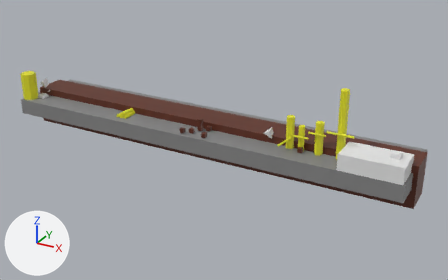
Two versions of the Blender file assets/map_forest.blend, one commit apart.
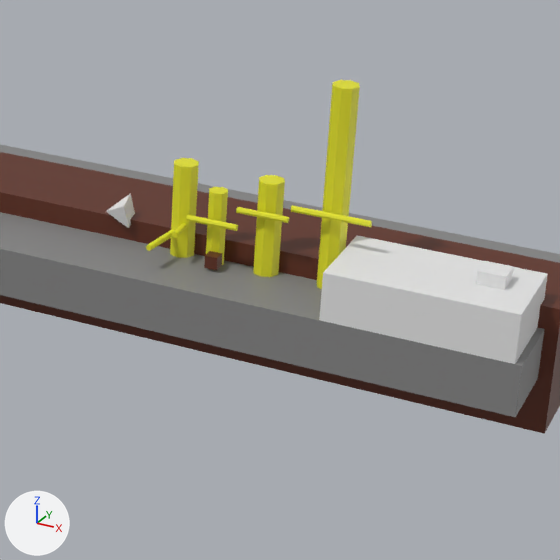
Old and new are each drawn whole from a camera (50 mm lens) standing at (119.8, -118.4, 58.3) and looking at (51.9, 5.1, -3.5) and again close up on the part from 51% to 93% of the width and 22% to 90% of the height. Every picture has the same lights, and +X, +Y and +Z are marked at lower left.

Script lines for the objects in view, before the commit:
```python
ob_ground = bpy.data.objects.new('Ground', me_cube_010)
ob_ground.location = (91.0, -0.6, 1.75)
ob_ground.scale = (14.0, 7.5, 4.0)
ob_obstacle_branch_001 = bpy.data.objects.new('Obstacle_Branch.001', me_cylinder_097)
ob_obstacle_branch_001.location = (71.14, -0.01, 2.67)
ob_obstacle_branch_001.rotation_euler = (1.571, 0.0, 0.0164)  # degrees (90, 0, 0.9)
ob_obstacle_branch_001.scale = (0.5, 0.5, 2.0)
ob_obstacle_branch_002 = bpy.data.objects.new('Obstacle_Branch.002', me_cylinder_089)
ob_obstacle_branch_002.location = (70.04, -0.62, 1.94)
ob_obstacle_branch_002.rotation_euler = (1.571, 0.0, -0.128)  # degrees (90, 0, -7.3)
ob_obstacle_branch_002.scale = (0.5, 0.5, 4.0)
ob_obstacle_branch_003 = bpy.data.objects.new('Obstacle_Branch.003', me_cylinder_098)
ob_obstacle_branch_003.location = (73.71, -0.04, 3.85)
ob_obstacle_branch_003.rotation_euler = (1.571, 0.0, 1.571)  # degrees (90, 0, 90)
ob_obstacle_branch_003.scale = (0.5, 0.5, 4.0)
ob_obstacle_branch_004 = bpy.data.objects.new('Obstacle_Branch.004', me_cylinder_099)
ob_obstacle_branch_004.location = (77.55, 0.25, 5.17)
ob_obstacle_branch_004.rotation_euler = (1.571, 0.0, 1.571)  # degrees (90, 0, 90)
ob_obstacle_branch_004.scale = (0.5, 0.5, 4.0)
ob_obstacle_branch_005 = bpy.data.objects.new('Obstacle_Branch.005', me_cylinder_100)
ob_obstacle_branch_005.location = (82.82, 0.0, 6.24)
ob_obstacle_branch_005.rotation_euler = (1.571, 0.0, 1.571)  # degrees (90, 0, 90)
ob_obstacle_branch_005.scale = (0.5, 0.5, 6.0)
ob_tree_002 = bpy.data.objects.new('Tree.002', me_cylinder_087)
ob_tree_002.location = (70.71, 1.75, -0.58)
ob_tree_002.scale = (10.0, 10.0, 4.0)
ob_tree_029 = bpy.data.objects.new('Tree.029', me_cylinder_029)
ob_tree_029.location = (73.64, 1.22, -0.06)
ob_tree_029.scale = (7.5, 7.5, 3.0)
ob_tree_030 = bpy.data.objects.new('Tree.030', me_cylinder_030)
ob_tree_030.location = (77.67, 1.58, -0.57)
ob_tree_030.scale = (10.0, 10.0, 4.0)
# also in view: 'Exit' at (95.0, 0.0, 3.8); 'Tree.031' at (82.7, 1.5, 7.8); 'Ground.007' at (46.0, 5.6, -2.0); 'Flora' at (47.0, 6.0, -3.2)
```
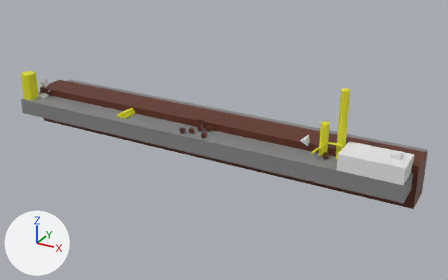
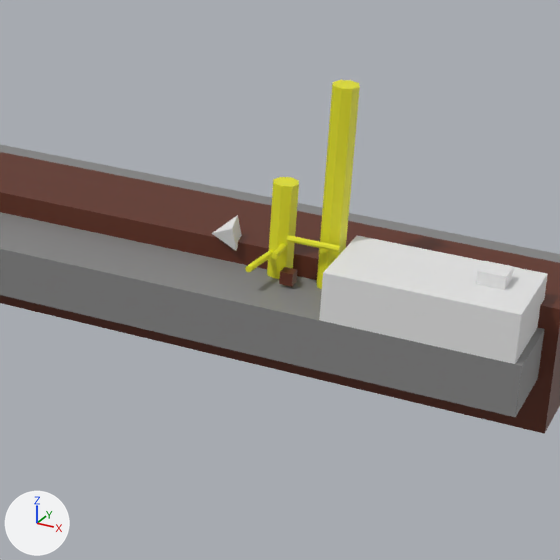
Diff of the bpy script that builds the scene:
```diff
--- a/assets/map_forest.blend.py
+++ b/assets/map_forest.blend.py
@@ ob_tree_029 @@
-ob_tree_029 = bpy.data.objects.new('Tree.029', me_cylinder_029)
-ob_tree_029.location = (73.64, 1.22, -0.06)
-ob_tree_029.scale = (7.5, 7.5, 3.0)
@@ ob_tree_030 @@
-ob_tree_030 = bpy.data.objects.new('Tree.030', me_cylinder_030)
-ob_tree_030.location = (77.67, 1.58, -0.57)
-ob_tree_030.scale = (10.0, 10.0, 4.0)
@@ ob_tree_002 @@
 ob_tree_002 = bpy.data.objects.new('Tree.002', me_cylinder_087)
-ob_tree_002.location = (70.71, 1.75, -0.58)
+ob_tree_002.location = (78.71, 1.75, -0.58)
 ob_tree_002.scale = (10.0, 10.0, 4.0)
@@ ob_obstacle_branch_002 @@
 ob_obstacle_branch_002 = bpy.data.objects.new('Obstacle_Branch.002', me_cylinder_089)
-ob_obstacle_branch_002.location = (70.04, -0.62, 1.94)
+ob_obstacle_branch_002.location = (78.04, -0.62, 1.94)
 ob_obstacle_branch_002.rotation_euler = (1.571, 0.0, -0.128)  # degrees (90, 0, -7.3)
@@ ob_obstacle_branch_001 @@
 ob_obstacle_branch_001 = bpy.data.objects.new('Obstacle_Branch.001', me_cylinder_097)
-ob_obstacle_branch_001.location = (71.14, -0.01, 2.67)
+ob_obstacle_branch_001.location = (79.14, -0.01, 2.67)
 ob_obstacle_branch_001.rotation_euler = (1.571, 0.0, 0.0164)  # degrees (90, 0, 0.9)
@@ ob_obstacle_branch_003 @@
 ob_obstacle_branch_003 = bpy.data.objects.new('Obstacle_Branch.003', me_cylinder_098)
-ob_obstacle_branch_003.location = (73.71, -0.04, 3.85)
+ob_obstacle_branch_003.location = (81.71, -0.04, 3.85)
 ob_obstacle_branch_003.rotation_euler = (1.571, 0.0, 1.571)  # degrees (90, 0, 90)
@@ ob_obstacle_branch_004 @@
-ob_obstacle_branch_004 = bpy.data.objects.new('Obstacle_Branch.004', me_cylinder_099)
-ob_obstacle_branch_004.location = (77.55, 0.25, 5.17)
-ob_obstacle_branch_004.rotation_euler = (1.571, 0.0, 1.571)  # degrees (90, 0, 90)
-ob_obstacle_branch_004.scale = (0.5, 0.5, 4.0)
@@ ob_obstacle_branch_005 @@
-ob_obstacle_branch_005 = bpy.data.objects.new('Obstacle_Branch.005', me_cylinder_100)
-ob_obstacle_branch_005.location = (82.82, 0.0, 6.24)
-ob_obstacle_branch_005.rotation_euler = (1.571, 0.0, 1.571)  # degrees (90, 0, 90)
-ob_obstacle_branch_005.scale = (0.5, 0.5, 6.0)
@@ ob_spawn_bird @@
 ob_spawn_bird = bpy.data.objects.new('Spawn_Bird', me_cube_001)
-ob_spawn_bird.location = (65.0, 2.0, 2.25)
+ob_spawn_bird.location = (74.0, 2.0, 2.25)
 ob_spawn_bird.rotation_euler = (-0.175, -0.175, 1.745)  # degrees (-10, -10, 100)
@@ ob_box_008 @@
 ob_box_008 = bpy.data.objects.new('Box.008', me_cube_014)
-ob_box_008.location = (74.0, 0.0, 0.75)
+ob_box_008.location = (80.0, 0.0, 0.75)
```

Changed parts and their boxes [x1, y1, x2, y2] in the close-ups (560 x 560 px):
'Tree.002', moved: before [170, 158, 199, 258]; after [267, 177, 299, 279]
'Tree.030', deleted (yellow): before [253, 175, 285, 277]
'Tree.029', deleted (yellow): before [206, 187, 228, 265]
'Spawn_Bird', moved: before [106, 193, 135, 228]; after [212, 215, 242, 251]
'Obstacle_Branch.003', moved: before [186, 215, 238, 231]; after [287, 235, 341, 252]
'Box.008', moved: before [204, 251, 222, 270]; after [279, 267, 297, 287]
'Obstacle_Branch.005', deleted (yellow): before [291, 205, 372, 227]
'Obstacle_Branch.002', moved: before [146, 229, 174, 251]; after [245, 250, 274, 272]
'Obstacle_Branch.004', deleted: before [236, 207, 289, 223]
'Obstacle_Branch.001', moved: before [171, 223, 187, 238]; after [271, 243, 286, 259]
